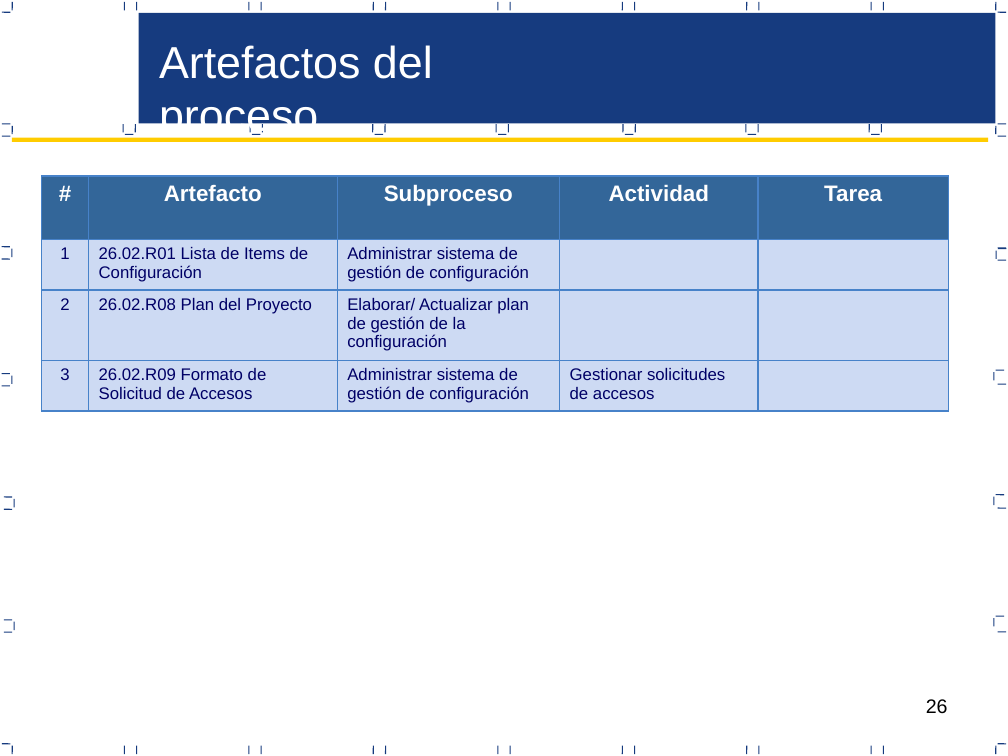
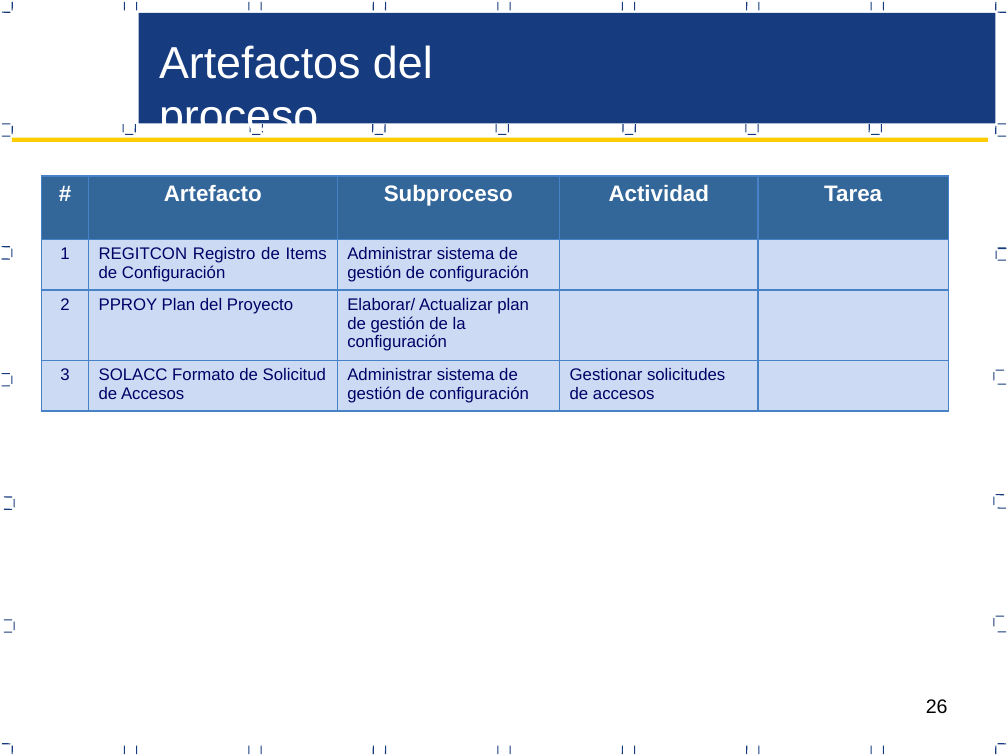
Before and after one commit to acporras/documentationStaradmin, a slide deck: slide 26 of Area de proceso CM/PGC_V1.0_2017.pptx. Drawn at 1008x756 pixels with LibreOffice and Linux fonts; fonts in the diff are those of the drawing. Boxes give left, top, right and bottom in pixels: in the first picture for what was removed or moved away, otherwise in the second. Text is boxed around its words. In the diff, an @@ line names an element or a change of style, - is before the commit and + after.

```diff
--- a/Area de proceso CM/PGC_V1.0_2017.pptx
+++ b/Area de proceso CM/PGC_V1.0_2017.pptx
@@ table at bbox=[41, 176, 950, 411] @@
-row 2, column 2: 26.02.R01 Lista de Items de Configuración
+row 2, column 2: REGITCON Registro de Items de Configuración
-row 3, column 2: 26.02.R08 Plan del Proyecto
+row 3, column 2: PPROY Plan del Proyecto
-row 4, column 2: 26.02.R09 Formato de Solicitud de Accesos
+row 4, column 2: SOLACC Formato de Solicitud de Accesos
```
Also in this commit, not shown: 12 other slides changed, 10 other files.
